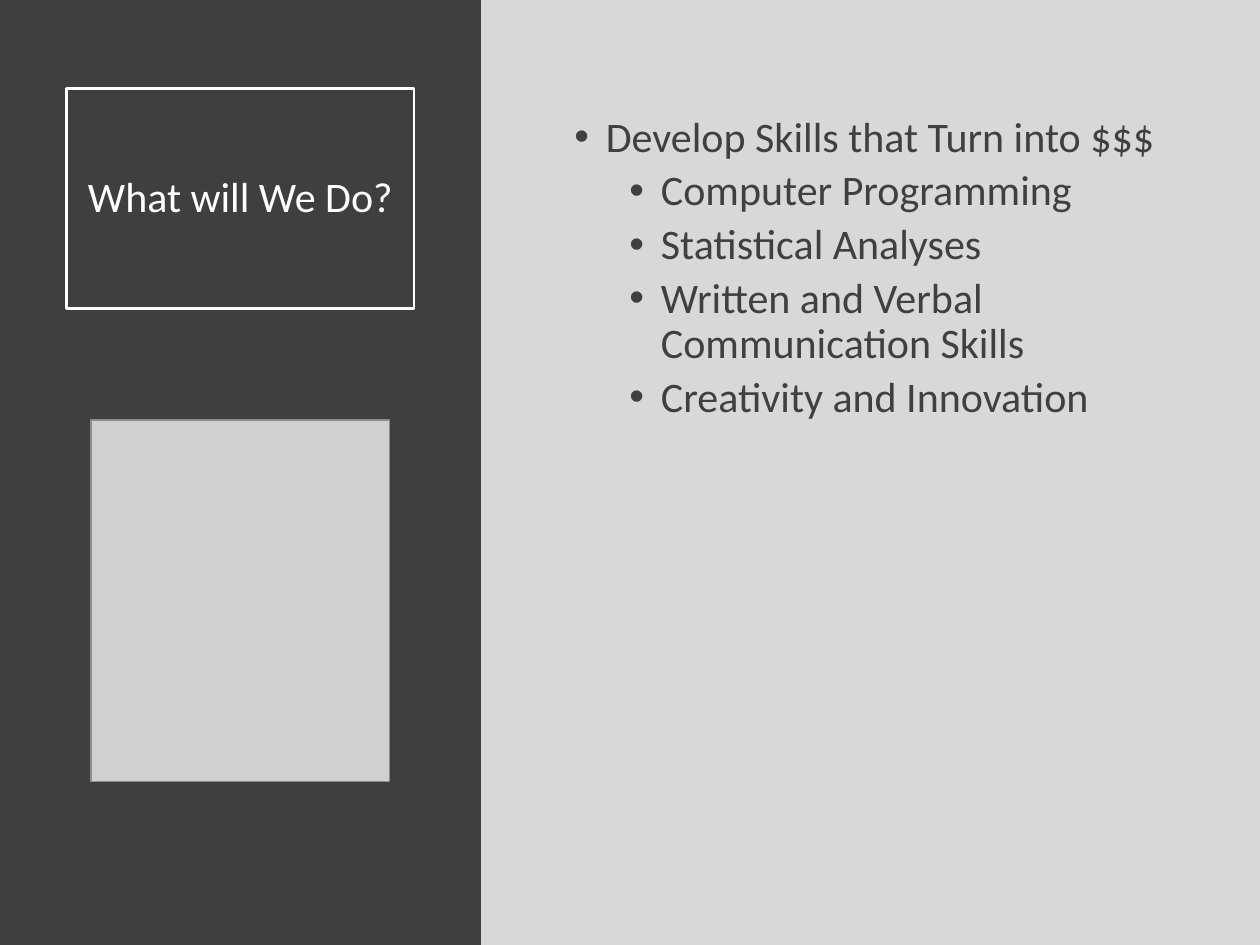
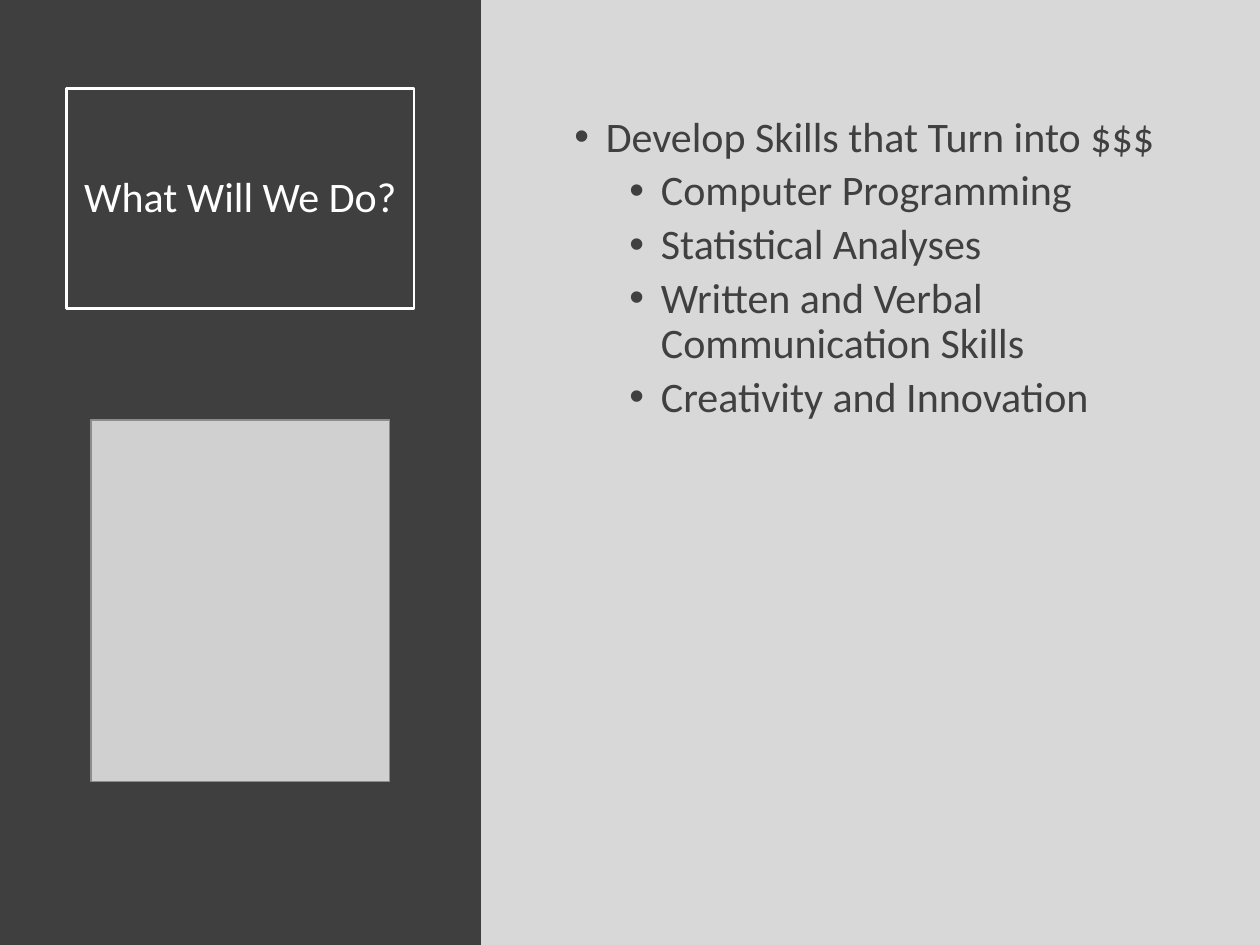
Before and after one commit to SuperMarioGiacomazzo/STOR320_WEBSITE, a slide deck: slide 7 of Lecture/Introduction/Intro_Lecture.pptx. Drawn at 1260x945 pixels with LibreOffice and Linux fonts; fonts in the diff are those of the drawing; grey boxes stand for pictures. Boxes give left, top, right and bottom in pixels: in the first picture for what was removed or moved away, otherwise in the second. Text is boxed around its words. In the diff, an @@ line names an element or a change of style, - is before the commit and + after.

```diff
--- a/Lecture/Introduction/Intro_Lecture.pptx
+++ b/Lecture/Introduction/Intro_Lecture.pptx
@@ title at (84,183,396,213): text changed @@
-What will We Do?
+What Will We Do?
```
Also in this commit, not shown: 5 other slides changed, 3 other files.
